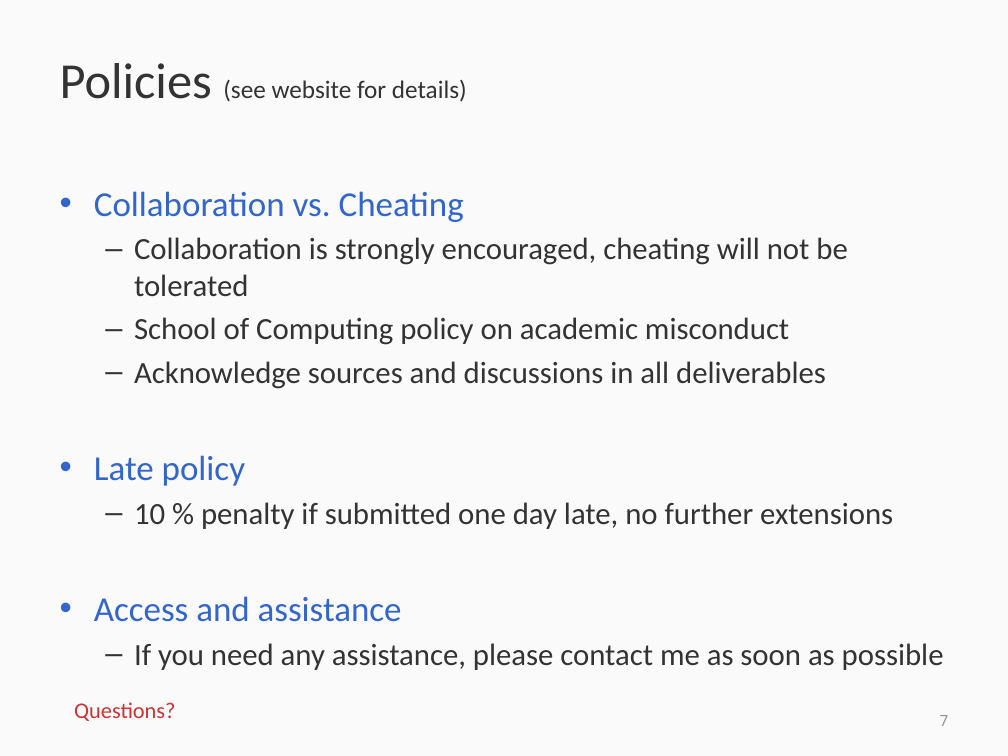
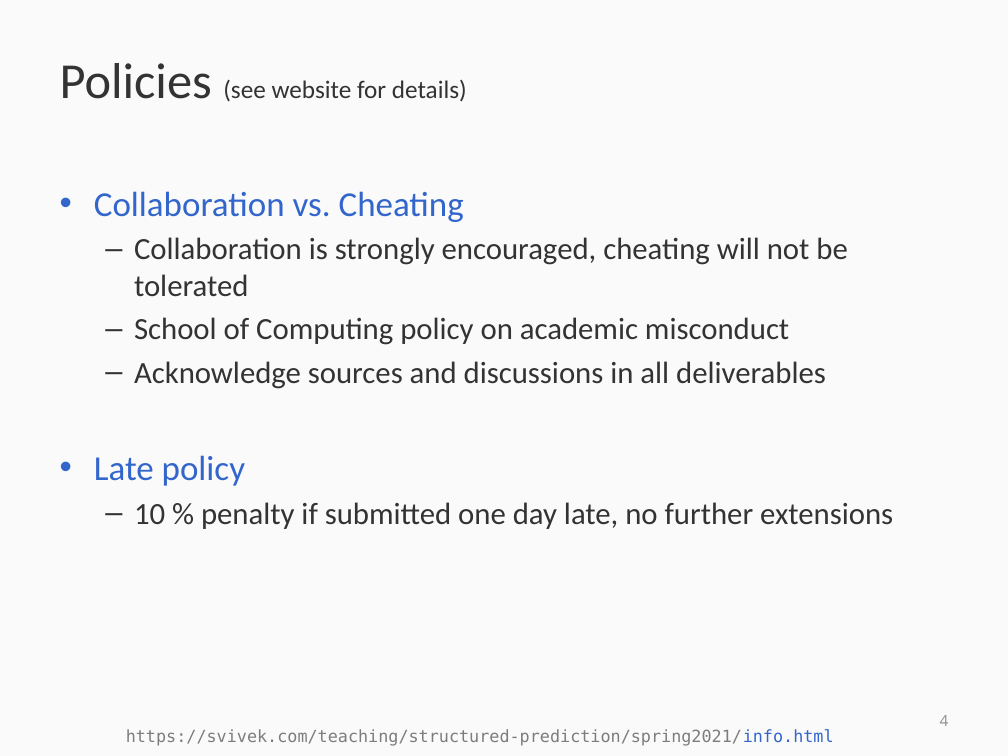
Before and after one commit to svivek/structured-prediction, a slide deck: slide 4 of slides/info/info.pptx (slide 7 before the commit). Drawn at 1008x756 pixels with LibreOffice and Linux fonts; fonts in the diff are those of the drawing. Boxes give left, top, right and bottom in pixels: in the first picture for what was removed or moved away, otherwise in the second. Text is boxed around its words. In the diff, an @@ line names an element or a change of style, - is before the commit and + after.

```diff
--- a/slides/info/info.pptx
+++ b/slides/info/info.pptx
@@ text at [94, 596, 944, 670]: paragraphs removed @@
-• Access and assistance
-  – If you need any assistance, please contact me as soon as possible
@@ text removed at [74, 702, 175, 721] @@
-Questions?
@@ page number at [940, 715, 949, 726]: text changed @@
-7
+4
@@ text added at [126, 729, 834, 746], 12 pt, text #7D7D7D @@
+https://svivek.com/teaching/structured-prediction/spring2021/info.html
```
Also in this commit, not shown: 3 other slides changed, 1 slide added, 3 slides removed, 1 other file.
